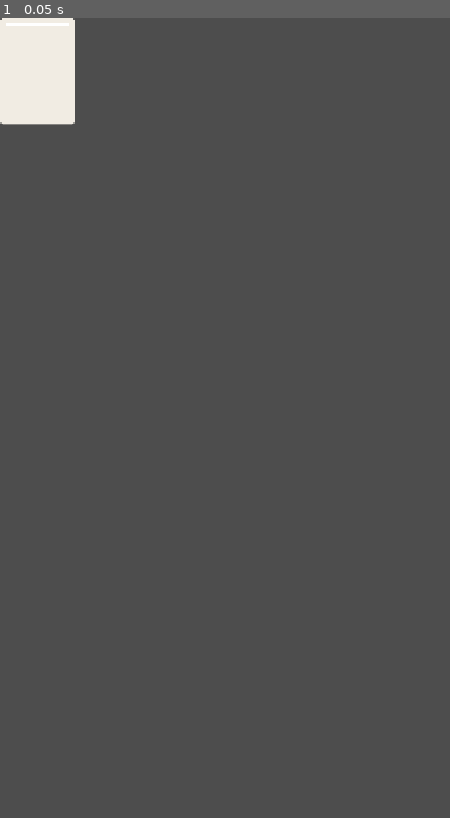
Above: before the commit, frame 1.
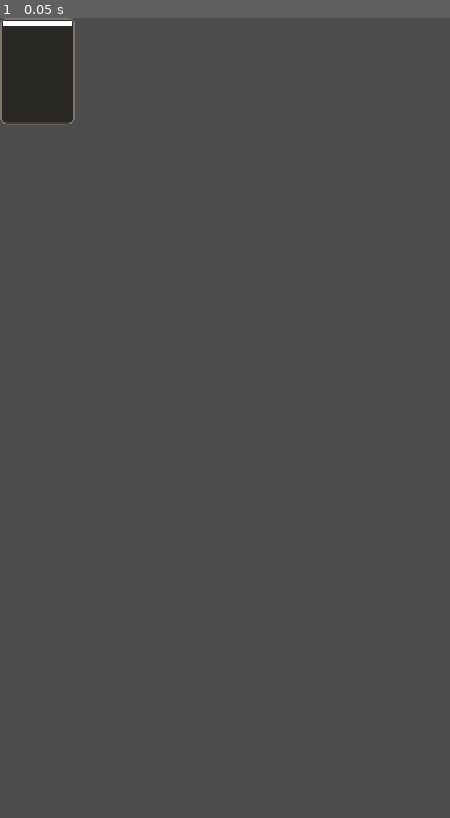
Above: after the commit, the same moment.

Repository: elefolo4565/modern-art
Game: Godot game, scene res://scenes/game/card.tscn
The game is run twice, just before and just after one commit, with the same random seed, the same clock (stepped at 60 frames per second) and the same inputs. This scene is started directly instead of the project's main scene.
Inputs:
- Up to frame 1 (0.05 s): no input

The runs differ from the first frame. In frame 1, 2.2% of the frame differs, in the area x 0-17%, y 0-14%.

Commit message:
Migrate deployment from Render/GitHub Pages to VPS (v0.18)
- Add deploy/ directory with systemd service, Nginx config, setup and update scripts
- Change WebSocket URL to wss://elefolo2.com/games/modern-art/ws
- Add --no-static flag to server for Nginx-proxied environments
- Replace GitHub Pages workflow with VPS auto-deploy workflow
- Remove Render config (render.yaml)
- Re-export client for new WebSocket URL

Co-Authored-By: Claude Opus 4.6 <noreply@anthropic.com>

Diff:
--- a/client/scenes/game/card.tscn
+++ b/client/scenes/game/card.tscn
@@ -1,9 +1,26 @@
-[gd_scene load_steps=2 format=3 uid="uid://card001"]
+[gd_scene load_steps=3 format=3 uid="uid://card001"]
 
 [ext_resource type="Script" path="res://scripts/game/card.gd" id="1"]
 
+[sub_resource type="StyleBoxFlat" id="card_style"]
+bg_color = Color(0.15, 0.14, 0.13, 0.9)
+border_width_left = 2
+border_width_top = 2
+border_width_right = 2
+border_width_bottom = 2
+border_color = Color(0.55, 0.52, 0.48, 0.8)
+corner_radius_top_left = 10
+corner_radius_top_right = 10
+corner_radius_bottom_left = 10
+corner_radius_bottom_right = 10
+content_margin_left = 6
+content_margin_top = 6
+content_margin_right = 6
+content_margin_bottom = 6
+
 [node name="Card" type="PanelContainer"]
 custom_minimum_size = Vector2(120, 170)
+theme_override_styles/panel = SubResource("card_style")
 script = ExtResource("1")
 
 [node name="VBox" type="VBoxContainer" parent="."]
--- a/client/scenes/game/game_board.tscn
+++ b/client/scenes/game/game_board.tscn
@@ -108,7 +108,7 @@
 
 [node name="PreviewArtistLabel" type="Label" parent="MainVBox/CenterArea/CardPreview/Margin/VBox"]
 layout_mode = 2
-theme_override_font_sizes/font_size = 32
+theme_override_font_sizes/font_size = 42
 horizontal_alignment = 1
 
 [node name="PreviewArtArea" type="TextureRect" parent="MainVBox/CenterArea/CardPreview/Margin/VBox"]
@@ -120,7 +120,7 @@
 
 [node name="PreviewAuctionLabel" type="Label" parent="MainVBox/CenterArea/CardPreview/Margin/VBox"]
 layout_mode = 2
-theme_override_font_sizes/font_size = 26
+theme_override_font_sizes/font_size = 36
 horizontal_alignment = 1
 
 [node name="DoublePanel" type="VBoxContainer" parent="MainVBox/CenterArea"]
--- a/client/scripts/autoload/game_state.gd
+++ b/client/scripts/autoload/game_state.gd
@@ -2,8 +2,8 @@
 
 ## Client-side game state, updated by server messages.
 
-const VERSION: String = "0.17"
-const BUILD_DATE: String = "20260213_033939"
+const VERSION: String = "0.18"
+const BUILD_DATE: String = "20260215_120000"
 
 signal state_changed
 signal hand_updated
--- a/client/scripts/autoload/network.gd
+++ b/client/scripts/autoload/network.gd
@@ -7,9 +7,9 @@
 signal message_received(data: Dictionary)
 signal connection_error(reason: String)
 
-# 本番: Render のサーバーURL（デプロイ後に更新する）
+# 本番: VPS のサーバーURL
 # ローカル開発: ws://127.0.0.1:8080/ws
-@export var server_url: String = "wss://modern-art.onrender.com/ws"
+@export var server_url: String = "wss://elefolo2.com/games/modern-art/ws"
 
 var _socket: WebSocketPeer = WebSocketPeer.new()
 var _connected: bool = false
Not shown, removed: .github/workflows/deploy-pages.yml
Not shown, added: .github/workflows/deploy-vps.yml
Not shown, changed: CLAUDE.md
Not shown, added: deploy/modern-art.service
Not shown, added: deploy/nginx-modern-art.conf
Not shown, added: deploy/setup-vps.sh
Not shown, added: deploy/update.sh
Not shown, changed: export/index.html
Not shown, changed: export/index.pck
Not shown, changed: server/main.py
Not shown, removed: server/render.yaml
